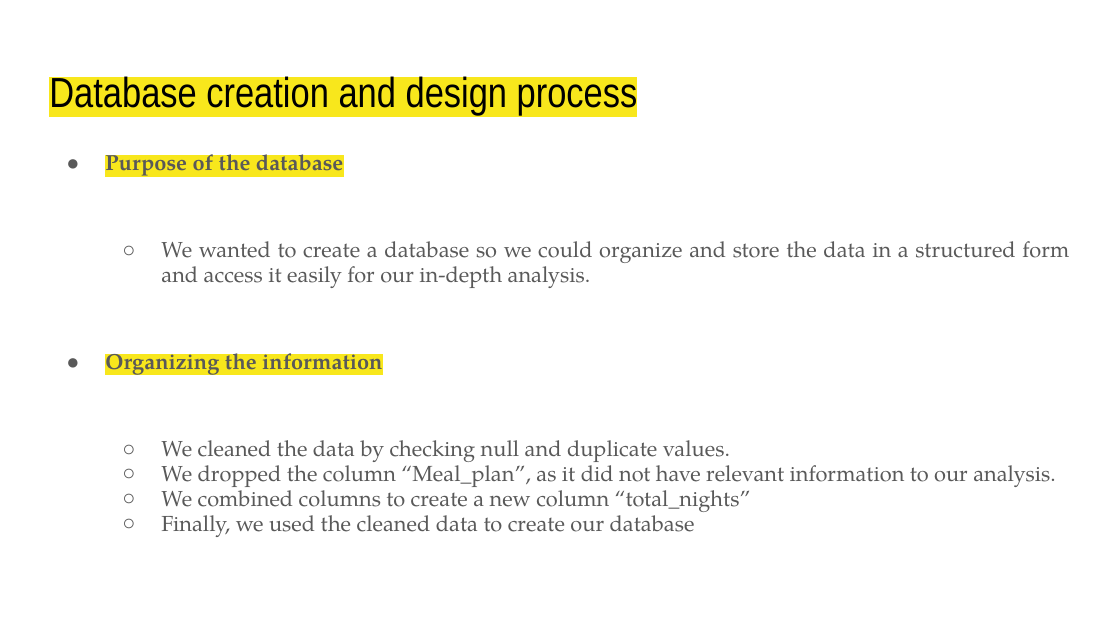
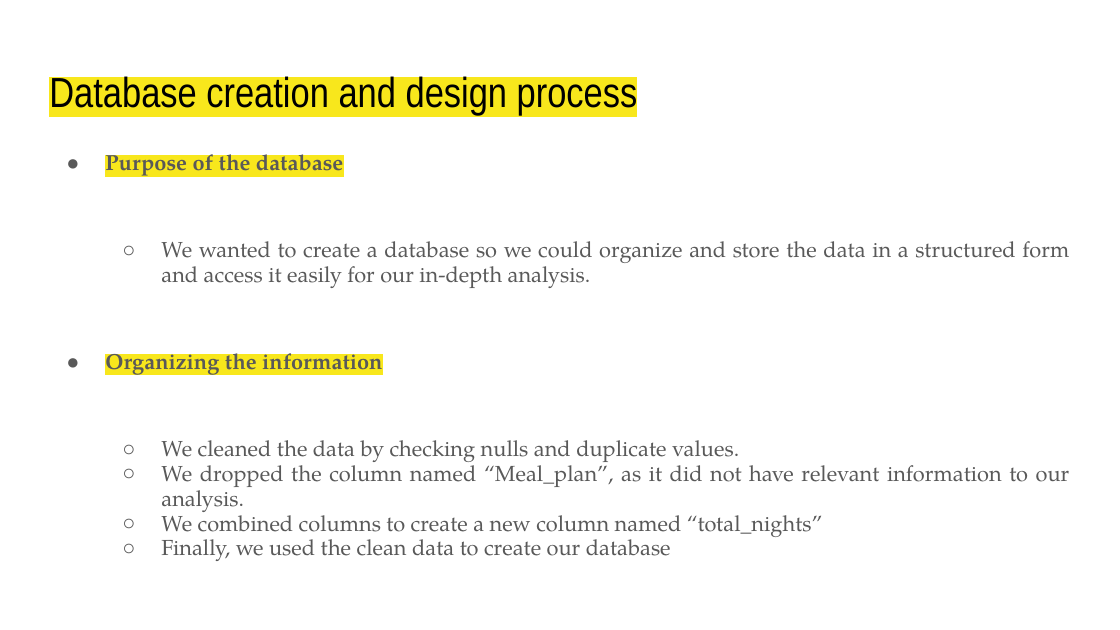
Before and after one commit to domivillacis/Hotel_reservations_analysis, a slide deck: slide 21 of Hotel_Reservations.pptx (slide 17 before the commit). Drawn at 1120x630 pixels with LibreOffice and Linux fonts; fonts in the diff are those of the drawing. Boxes give left, top, right and bottom in pixels: in the first picture for what was removed or moved away, otherwise in the second. Text is boxed around its words. In the diff, an @@ line names an element or a change of style, - is before the commit and + after.

```diff
--- a/Hotel_Reservations.pptx
+++ b/Hotel_Reservations.pptx
@@ text at bbox=[161, 440, 1070, 561]: text changed @@
-  ○ We cleaned the data by checking null and duplicate values.
-  ○ We dropped the column “Meal_plan”, as it did not have relevant information to our analysis.
-  ○ We combined columns to create a new column “total_nights”
-  ○ Finally, we used the cleaned data to create our database
+  ○ We cleaned the data by checking nulls and duplicate values.
+  ○ We dropped the column named “Meal_plan”, as it did not have relevant information to our analysis.
+  ○ We combined columns to create a new column named “total_nights”
+  ○ Finally, we used the clean data to create our database
```
Also in this commit, not shown: 25 other slides changed, 8 slides added, 2 slides removed.
